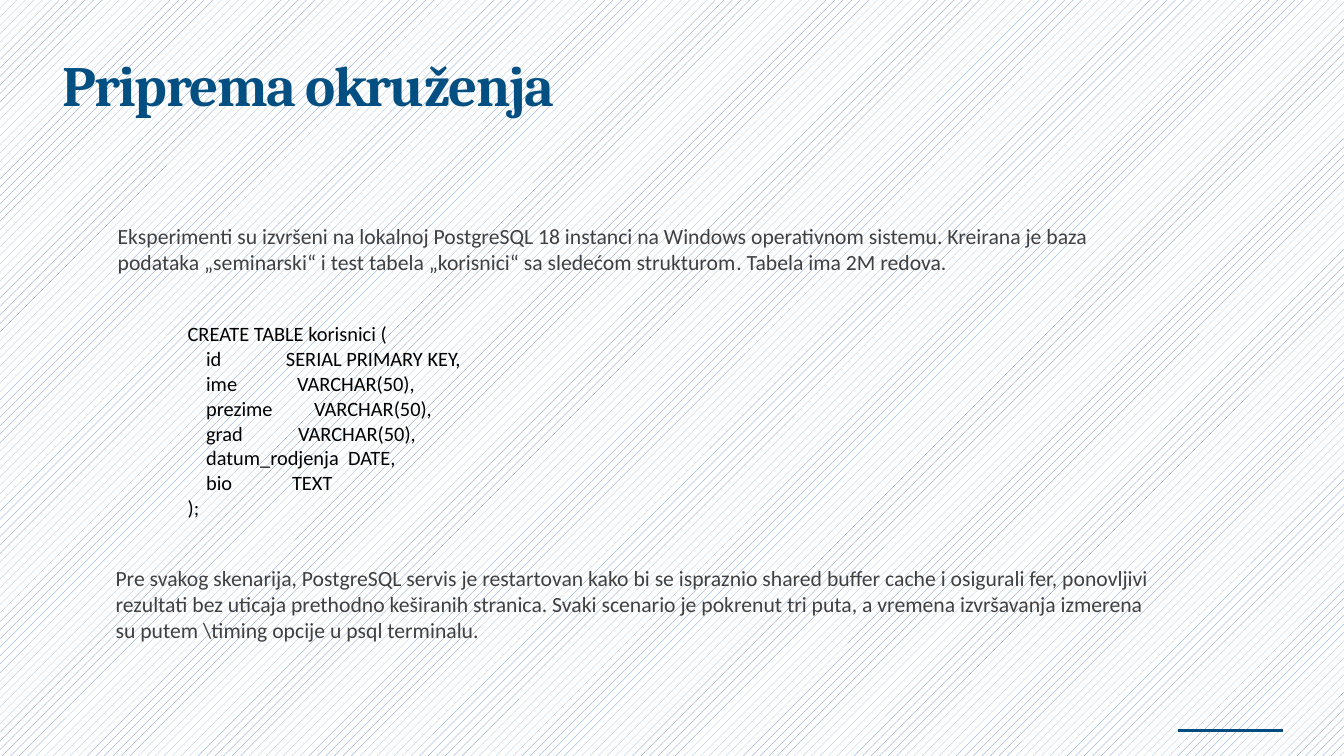
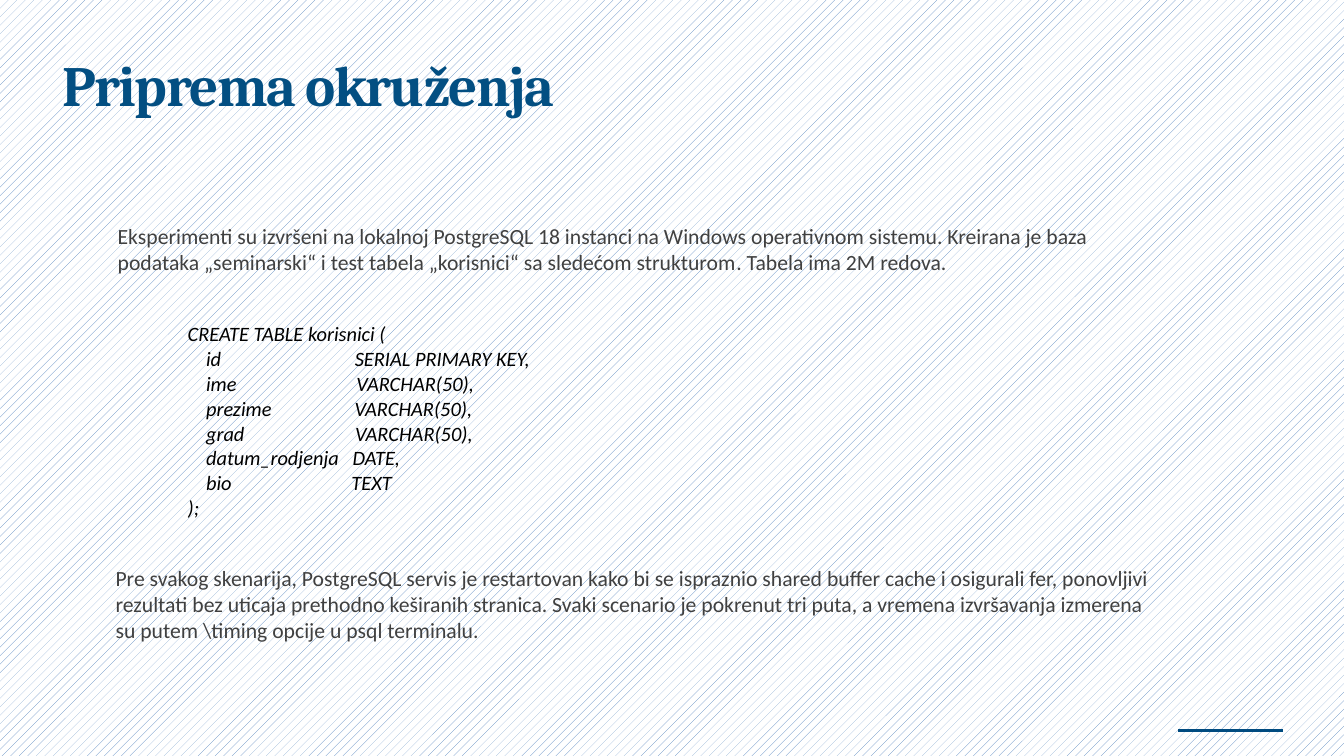
Before and after one commit to NemanjaCyber/SZUBP, a slide deck: slide 9 of P1/Index-Only i Bitmap Index Scan u PostgreSQL.pptx. Drawn at 1344x756 pixels with LibreOffice and Linux fonts; fonts in the diff are those of the drawing. Boxes give left, top, right and bottom in pixels: in the first picture for what was removed or moved away, otherwise in the second. Text is boxed around its words. In the diff, an @@ line names an element or a change of style, - is before the commit and + after.

```diff
--- a/P1/Index-Only i Bitmap Index Scan u PostgreSQL.pptx
+++ b/P1/Index-Only i Bitmap Index Scan u PostgreSQL.pptx
@@ table at (181, 319, 1161, 521) @@
@@ italic on @@
```
Also in this commit, not shown: 6 other slides changed, 1 slide added, 1 slide removed, 1 other file.
